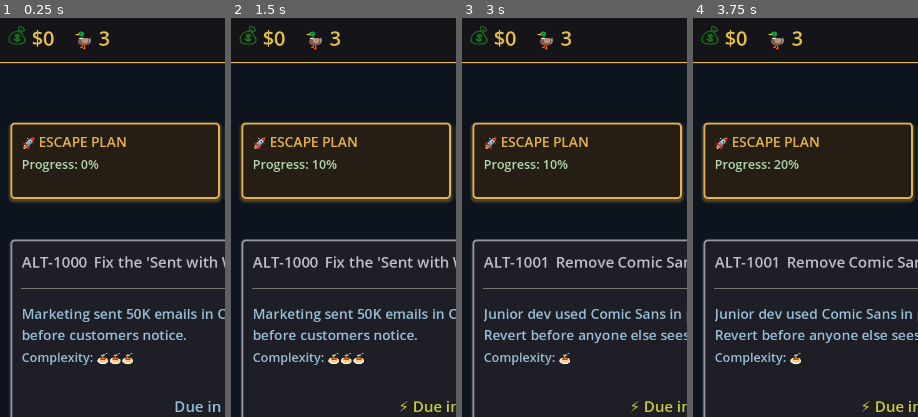
Above: before the commit, frames 1-4 (left to right).
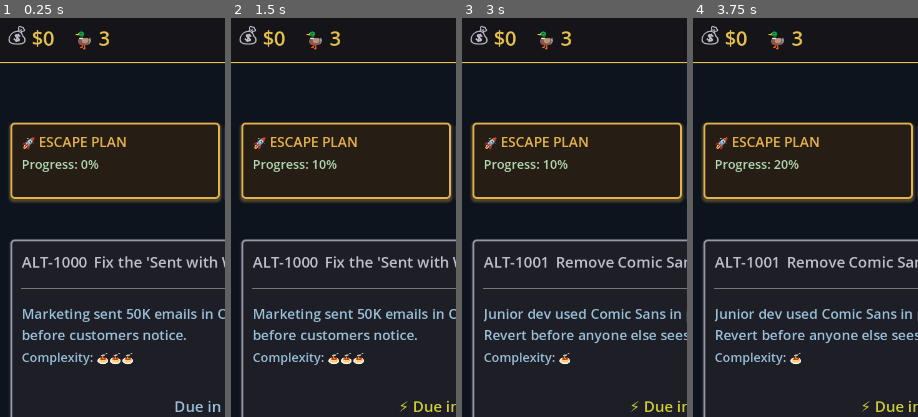
Above: after the commit, the same moments.

Repository: lmchoi/alt-f-this
Game: Godot game, scene res://scenes/game_ui.tscn
Two runs of this game, one before a commit and one after it. Both use one fixed random seed, a clock stepped at 60 frames per second and the inputs below.
Inputs:
- Up to frame 1 (0.25 s): no input
- Up to frame 2 (1.5 s): click "🚨 SHIP IT" at 0.5 s; click "REAL WORK (Side Project)" at 1.25 s
- Up to frame 3 (3 s): click "DO 🐵 JOB" at 2 s; click "🚨 SHIP IT" at 2.75 s
- Up to frame 4 (3.75 s): click "REAL WORK (Side Project)" at 3.5 s
The pictures show only the part of the screen within x 0-50%, y 1-51%; the shares and areas given below are measured in that part.

The runs differ from the first frame. In frame 1, 0.2% of the frame differs, in the area x 3-12%, y 2-7%; in frame 2, 0.2%; in frame 3, 0.2%; in frame 4, 0.2%.

Commit message:
Replace green theme with gold/blue core UI
Update main_theme.tres and end_game_panel.tscn to use gold/blue
palette. Removes all remaining green from UI.

🤖 Generated with [Claude Code](https://claude.com/claude-code)

Co-Authored-By: Claude <noreply@anthropic.com>

Diff:
--- a/scenes/end_game_panel.tscn
+++ b/scenes/end_game_panel.tscn
@@ -1,7 +1,10 @@
-[gd_scene load_steps=4 format=3 uid="uid://cnj3yw8h7b1kt"]
+[gd_scene load_steps=5 format=3 uid="uid://cnj3yw8h7b1kt"]
 
 [ext_resource type="Script" path="res://scenes/end_game_panel.gd" id="1_end_game"]
 [ext_resource type="Theme" path="res://themes/main_theme.tres" id="2_main_theme"]
+
+[sub_resource type="StyleBoxFlat" id="StyleBoxFlat_overlay"]
+bg_color = Color(0.05, 0.05, 0.08, 0.92)
 
 [sub_resource type="StyleBoxFlat" id="StyleBoxFlat_defeat_panel"]
 content_margin_left = 20.0
@@ -27,6 +30,7 @@
 grow_horizontal = 2
 grow_vertical = 2
 theme = ExtResource("2_main_theme")
+theme_override_styles/panel = SubResource("StyleBoxFlat_overlay")
 script = ExtResource("1_end_game")
 
 [node name="PanelContainer" type="PanelContainer" parent="."]
--- a/themes/main_theme.tres
+++ b/themes/main_theme.tres
@@ -1,92 +1,92 @@
 [gd_resource type="Theme" load_steps=8 format=3 uid="uid://buaicsh0r3xyc"]
 
 [sub_resource type="StyleBoxFlat" id="StyleBoxFlat_button_disabled"]
-bg_color = Color(0.05, 0.08, 0.05, 0.5)
+bg_color = Color(0.06, 0.06, 0.06, 0.5)
 border_width_left = 2
 border_width_top = 2
 border_width_right = 2
 border_width_bottom = 2
-border_color = Color(0.1, 0.45, 0.1, 0.5)
+border_color = Color(0.75, 0.75, 0.8, 0.5)
 corner_radius_top_left = 4
 corner_radius_top_right = 4
 corner_radius_bottom_right = 4
 corner_radius_bottom_left = 4
 
 [sub_resource type="StyleBoxFlat" id="StyleBoxFlat_button_hover"]
-bg_color = Color(0.1, 0.12, 0.1, 1)
+bg_color = Color(0.11, 0.11, 0.11, 1)
 border_width_left = 2
 border_width_top = 2
 border_width_right = 2
 border_width_bottom = 2
-border_color = Color(0.15, 0.55, 0.15, 1)
+border_color = Color(0.9, 0.85, 0.4, 1)
 corner_radius_top_left = 4
 corner_radius_top_right = 4
 corner_radius_bottom_right = 4
 corner_radius_bottom_left = 4
 
 [sub_resource type="StyleBoxFlat" id="StyleBoxFlat_button_normal"]
-bg_color = Color(0.05, 0.08, 0.05, 1)
+bg_color = Color(0.06, 0.06, 0.06, 1)
 border_width_left = 2
 border_width_top = 2
 border_width_right = 2
 border_width_bottom = 2
-border_color = Color(0.1, 0.45, 0.1, 1)
+border_color = Color(0.9, 0.75, 0.3, 1)
 corner_radius_top_left = 4
 corner_radius_top_right = 4
 corner_radius_bottom_right = 4
 corner_radius_bottom_left = 4
 
 [sub_resource type="StyleBoxFlat" id="StyleBoxFlat_button_pressed"]
-bg_color = Color(0.1, 0.45, 0.1, 0.3)
+bg_color = Color(0.12, 0.10, 0.05, 0.8)
 border_width_left = 2
 border_width_top = 2
 border_width_right = 2
 border_width_bottom = 2
-border_color = Color(0.15, 0.55, 0.15, 1)
+border_color = Color(0.9, 0.85, 0.4, 1)
 corner_radius_top_left = 4
 corner_radius_top_right = 4
 corner_radius_bottom_right = 4
 corner_radius_bottom_left = 4
 
 [sub_resource type="StyleBoxFlat" id="StyleBoxFlat_panel_standard"]
-bg_color = Color(0.1, 0.12, 0.1, 1)
+bg_color = Color(0.08, 0.08, 0.12, 1)
 border_width_left = 2
 border_width_top = 2
 border_width_right = 2
 border_width_bottom = 2
-border_color = Color(0.1, 0.45, 0.1, 1)
+border_color = Color(0.9, 0.75, 0.3, 1)
 corner_radius_top_left = 4
 corner_radius_top_right = 4
 corner_radius_bottom_right = 4
 corner_radius_bottom_left = 4
 
 [sub_resource type="StyleBoxFlat" id="StyleBoxFlat_progress_bg"]
-bg_color = Color(0.05, 0.08, 0.05, 1)
+bg_color = Color(0.08, 0.08, 0.12, 1)
 border_width_left = 1
 border_width_top = 1
 border_width_right = 1
 border_width_bottom = 1
-border_color = Color(0.1, 0.45, 0.1, 0.6)
+border_color = Color(0.6, 0.6, 0.65, 0.6)
 
 [sub_resource type="StyleBoxFlat" id="StyleBoxFlat_progress_fill"]
-bg_color = Color(0.1, 0.45, 0.1, 0.8)
+bg_color = Color(0.9, 0.75, 0.3, 0.8)
 border_width_left = 1
 border_width_top = 1
 border_width_right = 1
 border_width_bottom = 1
-border_color = Color(0.1, 0.45, 0.1, 1)
+border_color = Color(0.9, 0.75, 0.3, 1)
 
 [resource]
-Button/colors/font_color = Color(0.1, 0.45, 0.1, 1)
-Button/colors/font_disabled_color = Color(0.1, 0.45, 0.1, 0.5)
-Button/colors/font_hover_color = Color(0.15, 0.55, 0.15, 1)
-Button/colors/font_pressed_color = Color(0.2, 0.6, 0.2, 1)
+Button/colors/font_color = Color(0.9, 0.75, 0.3, 1)
+Button/colors/font_disabled_color = Color(0.75, 0.75, 0.8, 0.5)
+Button/colors/font_hover_color = Color(0.9, 0.85, 0.4, 1)
+Button/colors/font_pressed_color = Color(1.0, 0.9, 0.5, 1)
 Button/font_sizes/font_size = 22
 Button/styles/disabled = SubResource("StyleBoxFlat_button_disabled")
 Button/styles/hover = SubResource("StyleBoxFlat_button_hover")
 Button/styles/normal = SubResource("StyleBoxFlat_button_normal")
 Button/styles/pressed = SubResource("StyleBoxFlat_button_pressed")
-Label/colors/font_color = Color(0.1, 0.45, 0.1, 1)
+Label/colors/font_color = Color(0.75, 0.75, 0.8, 1)
 Label/font_sizes/font_size = 20
 Panel/styles/panel = SubResource("StyleBoxFlat_panel_standard")
 PanelContainer/styles/panel = SubResource("StyleBoxFlat_panel_standard")
